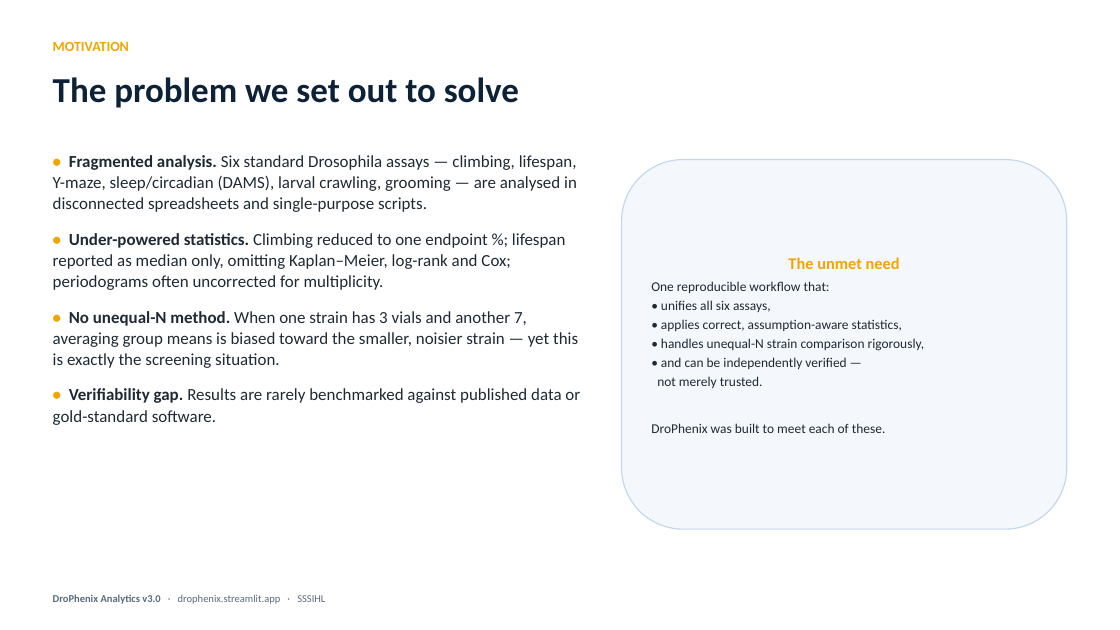
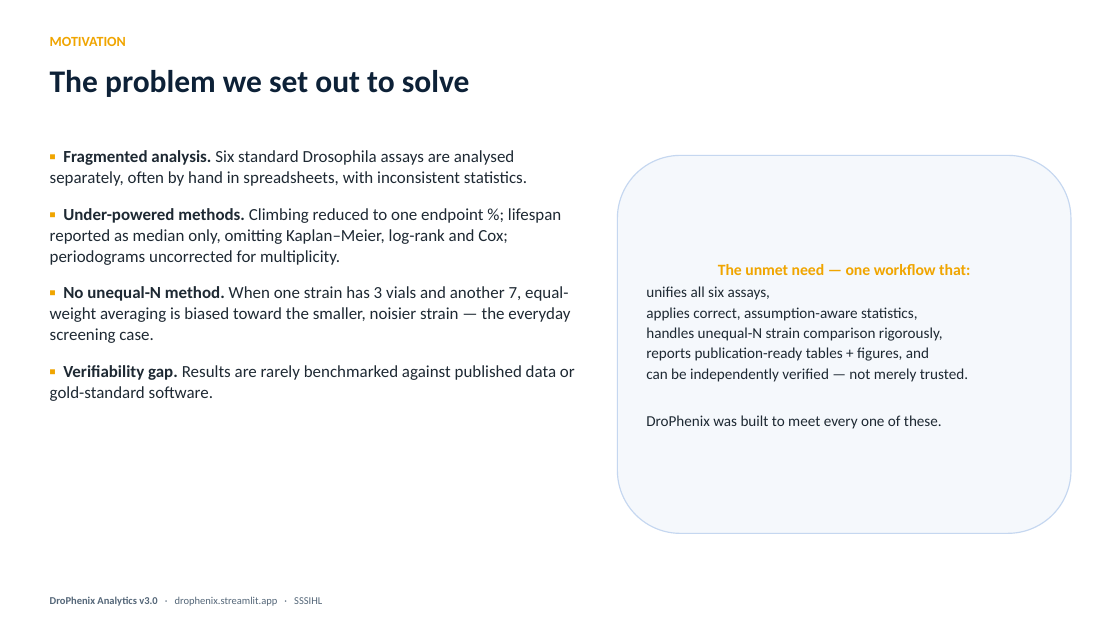
Before and after one commit to krishna-g-999/DroPhenix, a slide deck: slide 2 of manuscript/DroPhenix_presentation.pptx. Drawn at 1120x630 pixels with LibreOffice and Linux fonts; fonts in the diff are those of the drawing. Boxes give left, top, right and bottom in pixels: in the first picture for what was removed or moved away, otherwise in the second. Text is boxed around its words. In the diff, an @@ line names an element or a change of style, - is before the commit and + after.

```diff
--- a/manuscript/DroPhenix_presentation.pptx
+++ b/manuscript/DroPhenix_presentation.pptx
@@ text "MOTIVATION": place and size @@
-text "MOTIVATION" at [53,41,129,51]
+text "MOTIVATION" at [50,36,126,46]
@@ text "The problem we set out ...": place and size @@
-text "The problem we set out ..." at [53,77,519,108]
+text "The problem we set out ..." at [50,70,470,97]
@@ text "The problem we set out ..." at [50,70,470,97]: size 30 to 27 pt @@
@@ text at [50,150,575,401]: text changed @@
-• Fragmented analysis. Six standard Drosophila assays — climbing, lifespan, Y-maze, sleep/circadian (DAMS), larval crawling, grooming — are analysed in disconnected spreadsheets and single-purpose scripts.
-• Under-powered statistics. Climbing reduced to one endpoint %; lifespan reported as median only, omitting Kaplan–Meier, log-rank and Cox; periodograms often uncorrected for multiplicity.
-• No unequal-N method. When one strain has 3 vials and another 7, averaging group means is biased toward the smaller, noisier strain — yet this is exactly the screening situation.
-• Verifiability gap. Results are rarely benchmarked against published data or gold-standard software.
+▪ Fragmented analysis. Six standard Drosophila assays are analysed separately, often by hand in spreadsheets, with inconsistent statistics.
+▪ Under-powered methods. Climbing reduced to one endpoint %; lifespan reported as median only, omitting Kaplan–Meier, log-rank and Cox; periodograms uncorrected for multiplicity.
+▪ No unequal-N method. When one strain has 3 vials and another 7, equal-weight averaging is biased toward the smaller, noisier strain — the everyday screening case.
+▪ Verifiability gap. Results are rarely benchmarked against published data or gold-standard software.
@@ rounded rectangle "The unmet need — one ...": place and size @@
-rounded rectangle "The unmet need — one ..." at [622,160,1067,529]
+rounded rectangle "The unmet need — one ..." at [618,155,1071,534]
@@ rounded rectangle "The unmet need — one ..." at [618,155,1071,534]: fill #F4F7FB to #F5F8FC @@
@@ text in rounded rectangle at [646,264,970,429]: text changed; size 11.5 to 13 pt @@
-The unmet need
-One reproducible workflow that:
-• unifies all six assays,
-• applies correct, assumption-aware statistics,
-• handles unequal-N strain comparison rigorously,
-• and can be independently verified —
-not merely trusted.
-DroPhenix was built to meet each of these.
+The unmet need — one workflow that:
+unifies all six assays,
+applies correct, assumption-aware statistics,
+handles unequal-N strain comparison rigorously,
+reports publication-ready tables + figures, and
+can be independently verified — not merely trusted.
+DroPhenix was built to meet every one of these.
@@ text "DroPhenix Analytics v3.0 · drophenix.streamlit.app ..." at [50,596,322,606]: text colour #5A6B7B to #546678 @@
```
Also in this commit, not shown: 9 other slides changed, 14 slides added, 4 slides removed, 3 other files.
